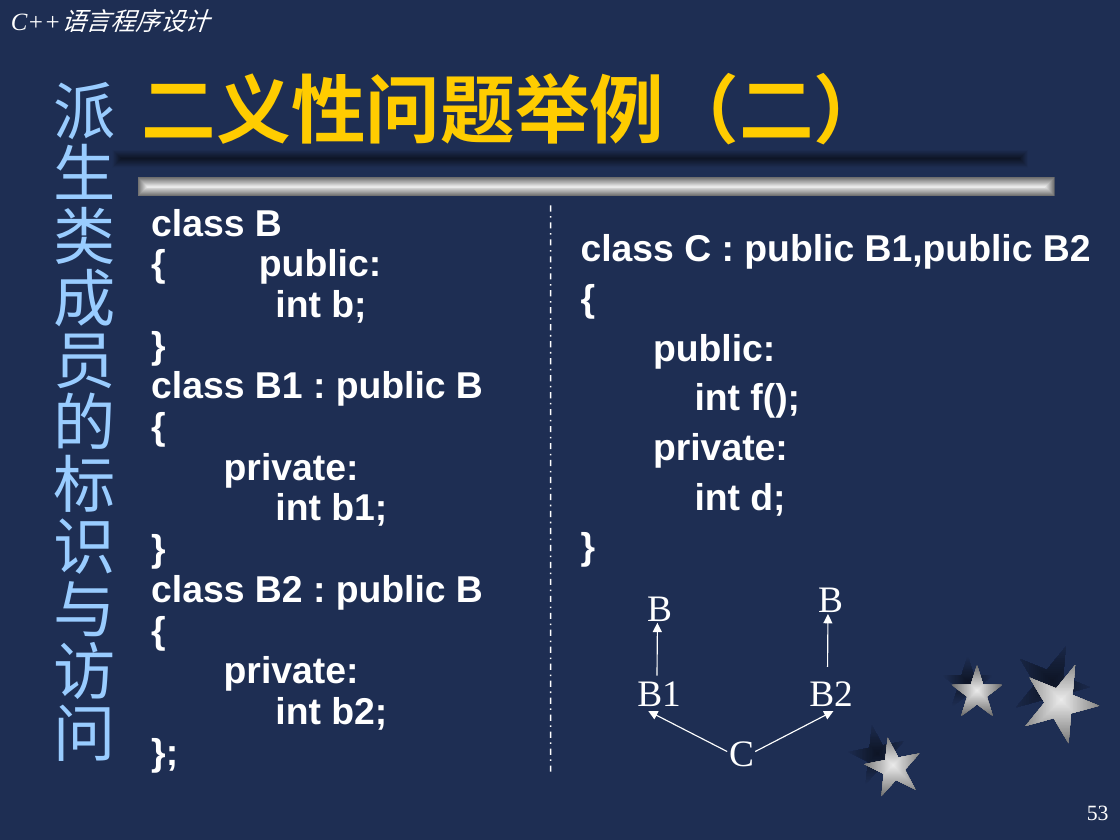
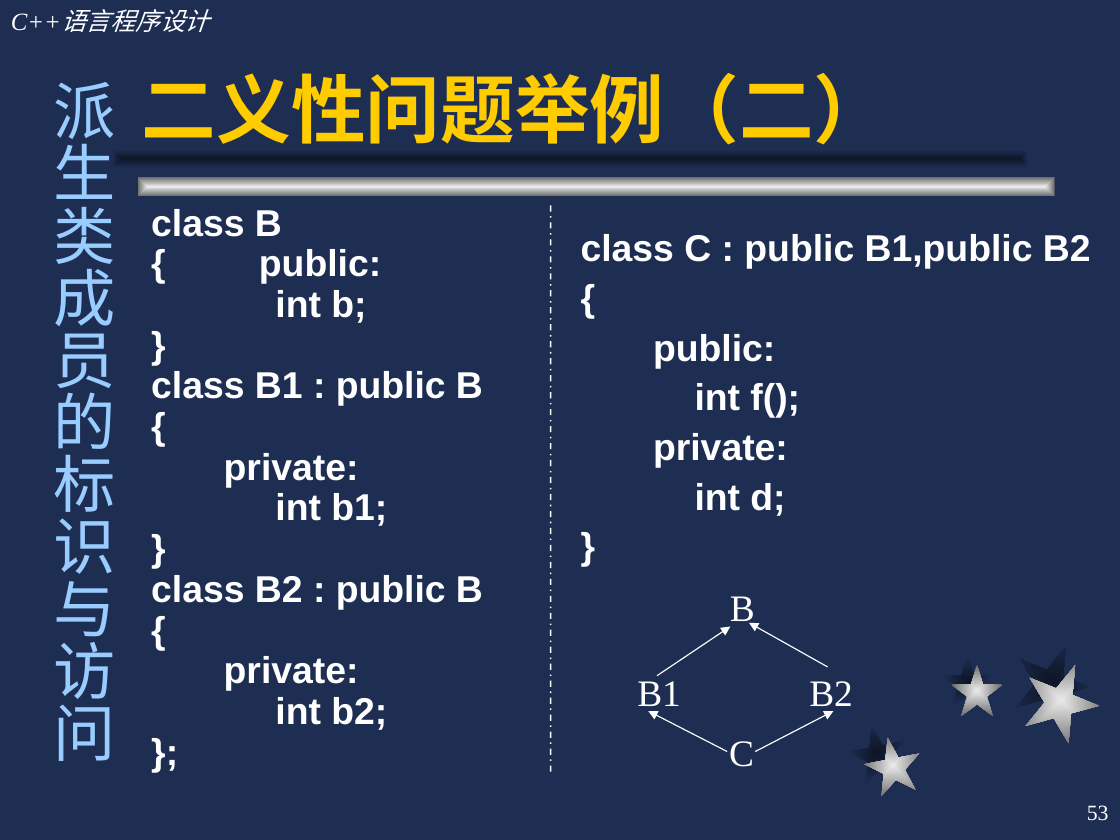
Before and after one commit to cugwhp/OOPCPP, a slide deck: slide 53 of 02.PPT/第7章 继承与派生/c++7.ppt. Drawn at 1120x840 pixels with LibreOffice and Linux fonts; fonts in the diff are those of the drawing. Boxes give left, top, right and bottom in pixels: in the first picture for what was removed or moved away, otherwise in the second. Text is boxed around its words. In the diff, an @@ line names an element or a change of style, - is before the commit and + after.

```diff
--- a/02.PPT/第7章 继承与派生/c++7.ppt
+++ b/02.PPT/第7章 继承与派生/c++7.ppt
@@ text "B": place and size @@
-text "B" at [647,596,672,628]
+text "B" at [730,596,755,628]
@@ text removed at [818,587,843,620] @@
-B
@@ arrow moved from (657, 675) - (657, 623) to (657, 675) - (730, 626) @@
@@ arrow moved from (828, 666) - (828, 614) to (828, 666) - (749, 623) @@
```
Also in this commit, not shown: 1 other slide changed, 11 other files.
